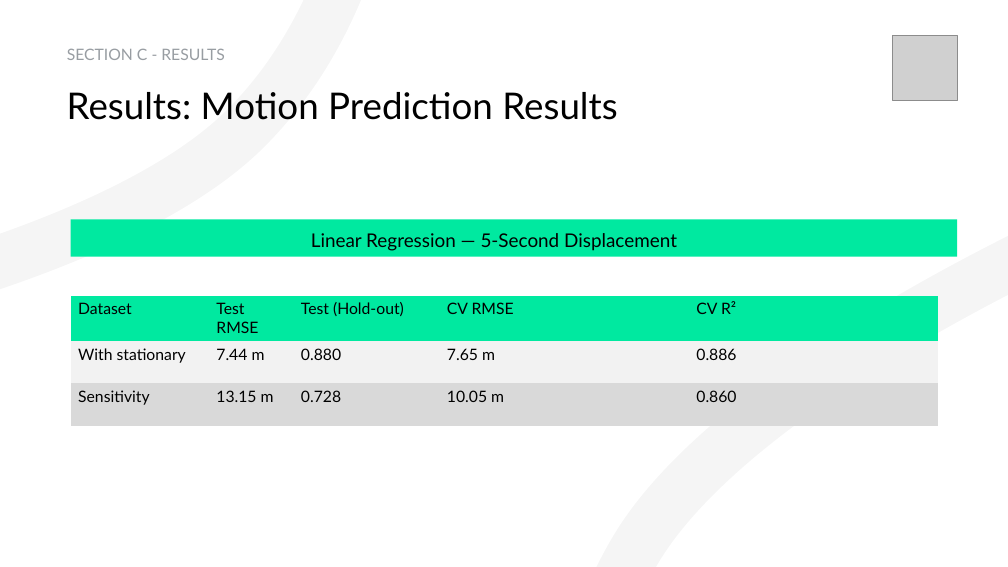
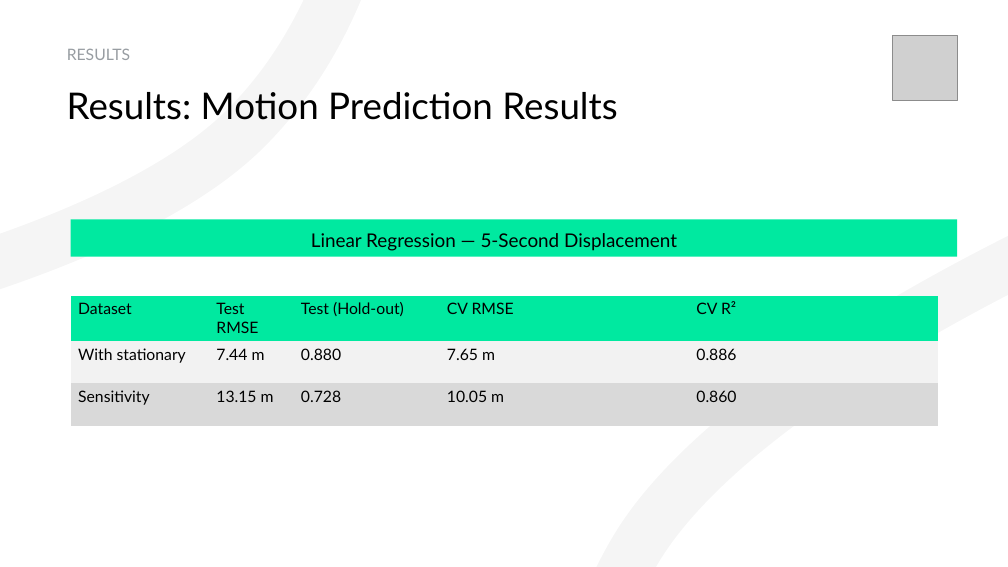
Before and after one commit to pstepanovum/womd-unsupervised-anomaly-detection, a slide deck: slide 14 of docs/presentation/Unsupervised Statistical Learning for Kinematic Anomaly Detection in Autonomous Driving Scenarios.pptx (slide 15 before the commit). Drawn at 1008x567 pixels with LibreOffice and Linux fonts; fonts in the diff are those of the drawing; grey boxes stand for pictures; background and template pictures are left out. Boxes give left, top, right and bottom in pixels: in the first picture for what was removed or moved away, otherwise in the second. Text is boxed around its words. In the diff, an @@ line names an element or a change of style, - is before the commit and + after.

```diff
--- a/docs/presentation/Unsupervised Statistical Learning for Kinematic Anomaly Detection in Autonomous Driving Scenarios.pptx
+++ b/docs/presentation/Unsupervised Statistical Learning for Kinematic Anomaly Detection in Autonomous Driving Scenarios.pptx
@@ title at (x1=67, y1=49, x2=130, y2=60): text changed @@
-SECTION C - RESULTS
+RESULTS
```
Also in this commit, not shown: 1 other slide changed, 1 slide added, 2 slides removed, 2 other files.
